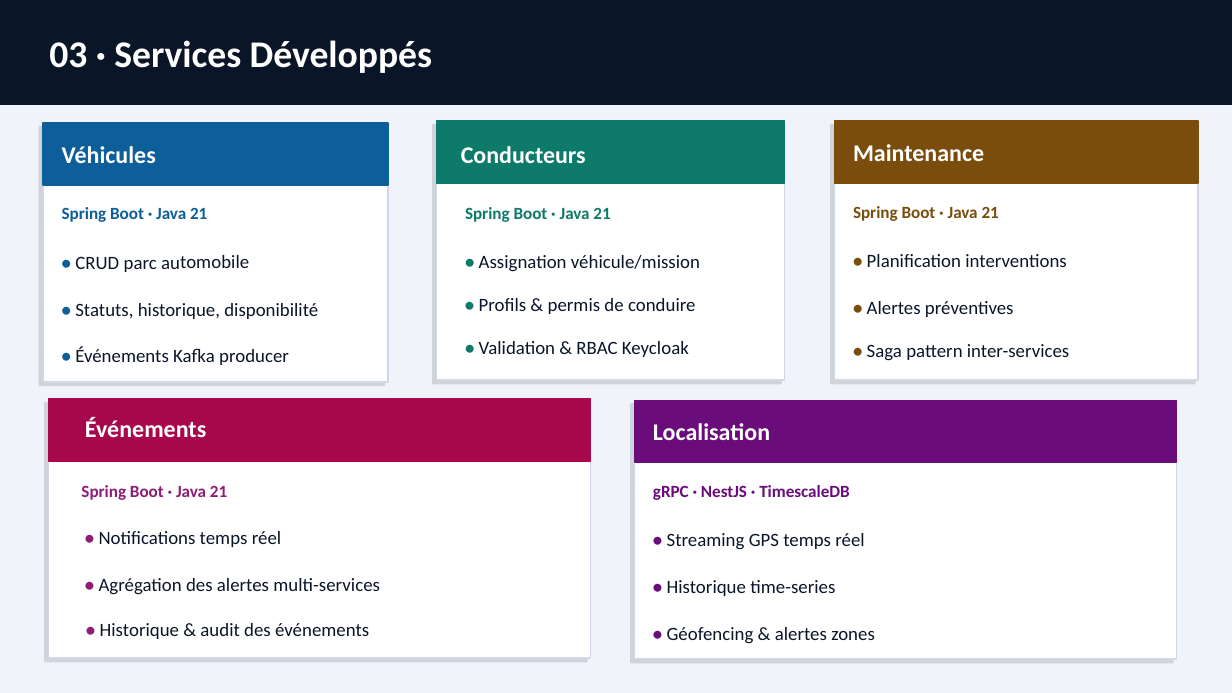
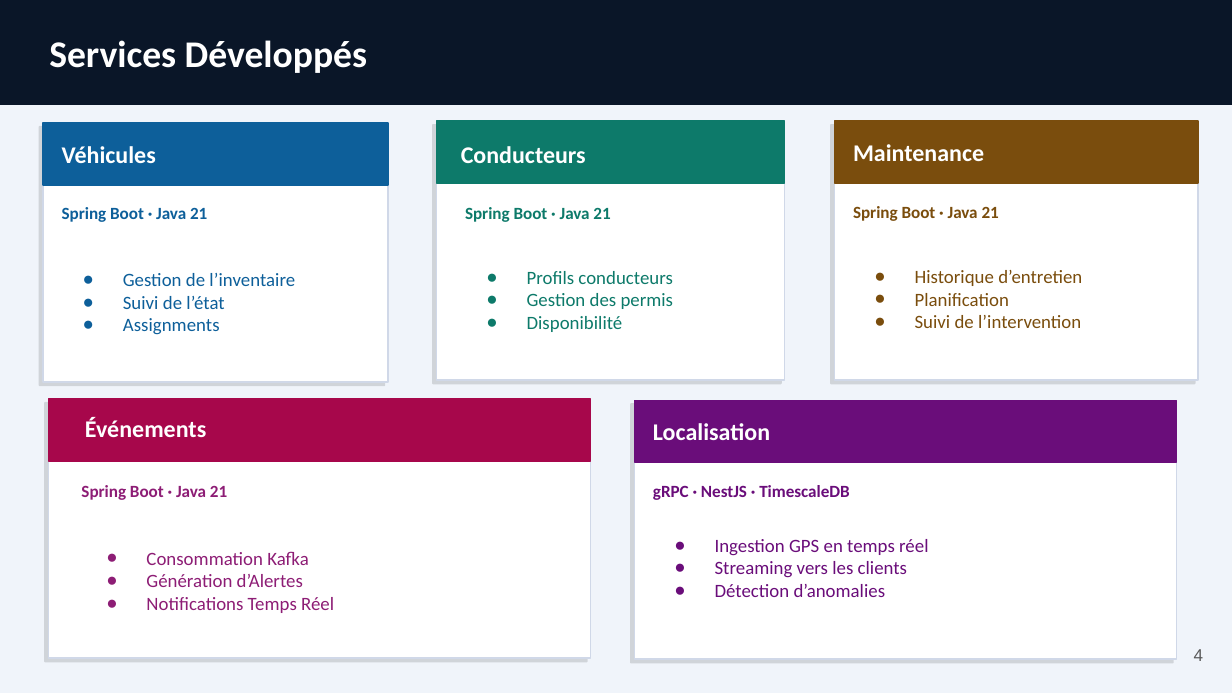
Before and after one commit to M1-ROUEN-GIL/archi-distrib-flotte-vehicules, a slide deck: slide 4 of docs/presentation/presentation.pptx (slide 5 before the commit). Drawn at 1232x693 pixels with LibreOffice and Linux fonts; fonts in the diff are those of the drawing. Boxes give left, top, right and bottom in pixels: in the first picture for what was removed or moved away, otherwise in the second. Text is boxed around its words. In the diff, an @@ line names an element or a change of style, - is before the commit and + after.

```diff
--- a/docs/presentation/presentation.pptx
+++ b/docs/presentation/presentation.pptx
@@ text at [49,40,367,73]: text changed @@
-03 · Services Développés
+Services Développés
@@ text removed at [75,255,249,272] @@
-• CRUD parc automobile
@@ text removed at [479,255,700,272] @@
-• Assignation véhicule/mission
@@ text removed at [867,254,1066,267] @@
-• Planification interventions
@@ text added at [123,273,295,335], 11 pt, text #0D5F9A @@
+● Gestion de l’inventaire
+● Suivi de l’état
+● Assignments
@@ text removed at [479,298,695,314] @@
-• Profils & permis de conduire
@@ text added at [527,271,674,332], 11 pt, text #0D7A6A @@
+● Profils conducteurs
+● Gestion des permis
+● Disponibilité
@@ text added at [915,270,1082,328], 11 pt, text #7A4D0D @@
+● Historique d’entretien
+● Planification
+● Suivi de l’intervention
@@ text removed at [75,303,318,319] @@
-• Statuts, historique, disponibilité
@@ text removed at [867,301,1014,317] @@
-• Alertes préventives
@@ text removed at [75,347,289,365] @@
-• Événements Kafka producer
@@ text removed at [479,341,689,357] @@
-• Validation & RBAC Keycloak
@@ text removed at [867,344,1069,361] @@
-• Saga pattern inter-services
@@ text "Consommation Kafka" at [146,551,334,613]: vertical alignment top to middle @@
@@ text at [715,539,928,597]: text changed; text colour #0A1628 to #6A0D7A @@
-• Streaming GPS temps réel
+● Ingestion GPS en temps réel
+● Streaming vers les clients
+● Détection d’anomalies
@@ text at [146,551,334,613]: text changed; text colour #0A1628 to #8D1D75 @@
-• Notifications temps réel
+● Consommation Kafka
+● Génération d’Alertes
+● Notifications Temps Réel
@@ text removed at [99,578,380,595] @@
-• Agrégation des alertes multi-services
@@ text removed at [667,580,835,596] @@
-• Historique time-series
@@ text removed at [100,623,369,639] @@
-• Historique & audit des événements
@@ text removed at [667,627,875,644] @@
-• Géofencing & alertes zones
@@ page number added at [1194,649,1204,661], 10 pt, text #595959 @@
+4
```
Also in this commit, not shown: 4 other slides changed, 5 slides added, 6 slides removed, 3 other files.
